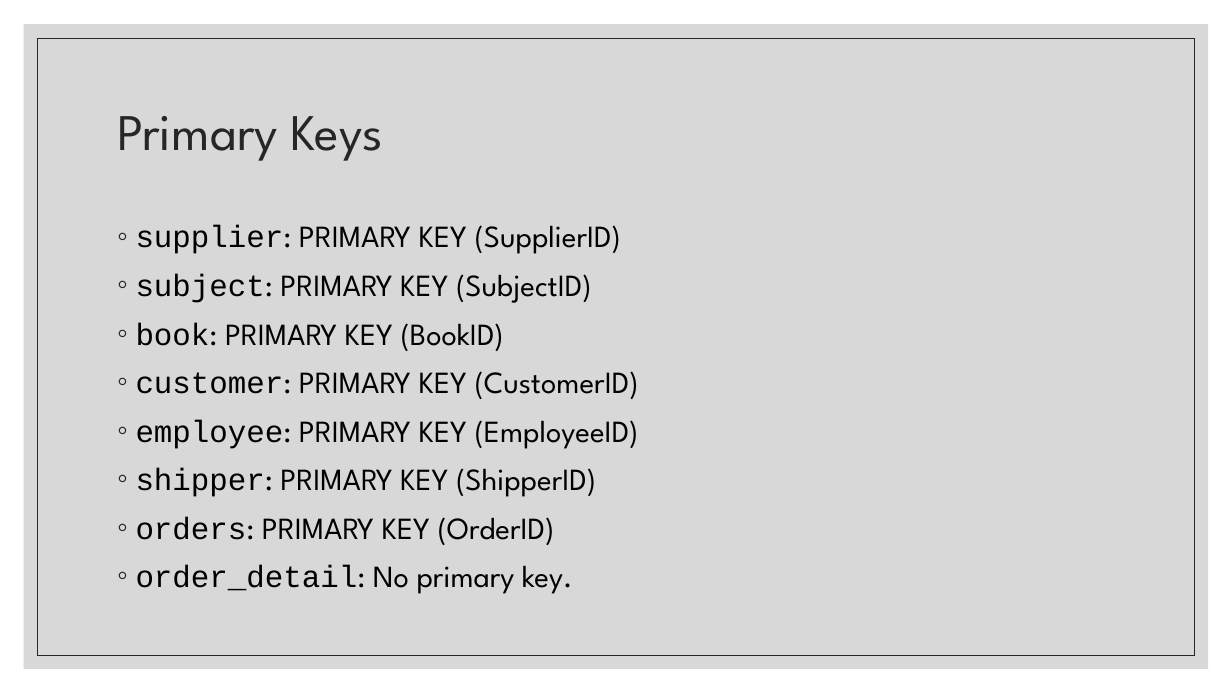
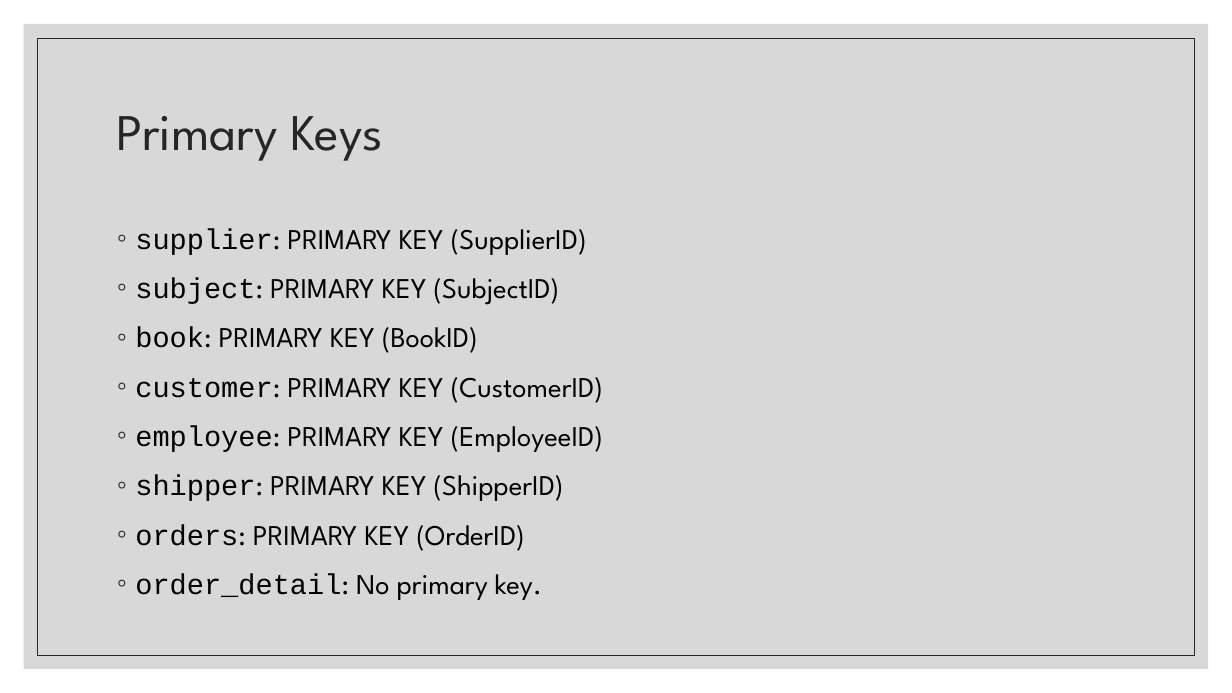
Before and after one commit to COMP-6120/FinalProject, a slide deck: slide 3 of Presentation.pptx. Drawn at 1232x693 pixels with LibreOffice and Linux fonts; fonts in the diff are those of the drawing. Boxes give left, top, right and bottom in pixels: in the first picture for what was removed or moved away, otherwise in the second. Text is boxed around its words. In the diff, an @@ line names an element or a change of style, - is before the commit and + after.

```diff
--- a/Presentation.pptx
+++ b/Presentation.pptx
@@ text "supplier: PRIMARY KEY (SupplierID)" at <box>135,228,603,600</box>: size 24 to 22.3 pt; line spacing 1 to 1.1 @@
```
Also in this commit, not shown: 5 other slides changed.
